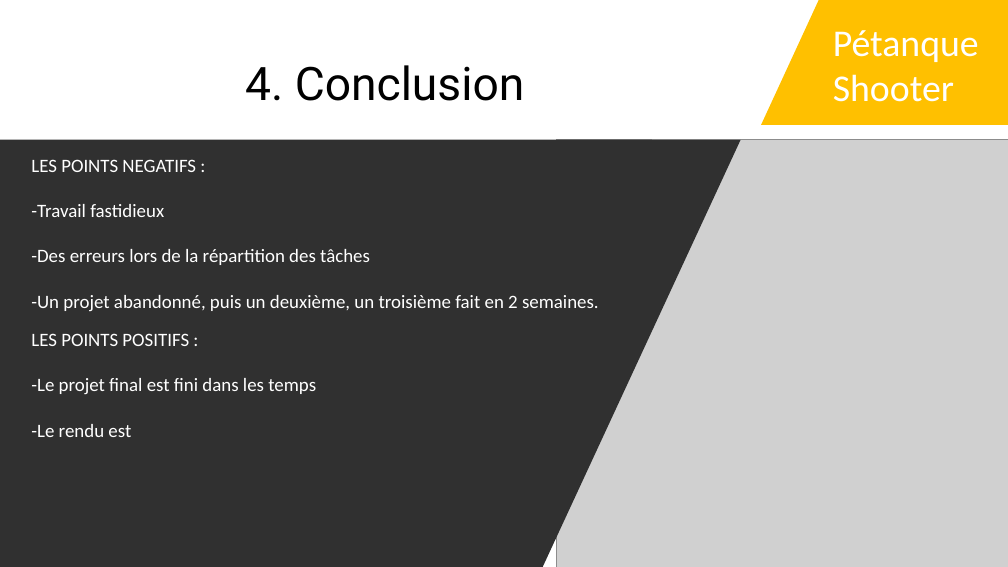
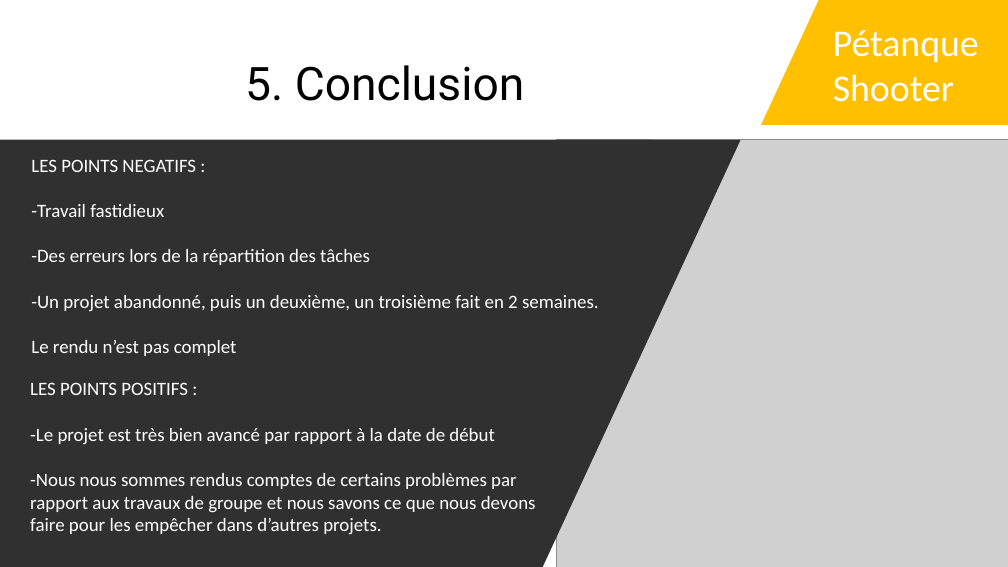
Before and after one commit to babinois/petanqueshooter, a slide deck: slide 16 of présentation pétanque shooter.pptx (slide 13 before the commit). Drawn at 1008x567 pixels with LibreOffice and Linux fonts; fonts in the diff are those of the drawing; grey boxes stand for pictures. Boxes give left, top, right and bottom in pixels: in the first picture for what was removed or moved away, otherwise in the second. Text is boxed around its words. In the diff, an @@ line names an element or a change of style, - is before the commit and + after.

```diff
--- a/présentation pétanque shooter.pptx
+++ b/présentation pétanque shooter.pptx
@@ title at box(245, 65, 525, 101): text changed @@
-4. Conclusion
+5. Conclusion
@@ text at box(31, 340, 237, 356): paragraph added @@
+Le rendu n’est pas complet
@@ text "LES POINTS POSITIFS :": place and size @@
-text "LES POINTS POSITIFS :" at box(31, 333, 316, 437)
+text "LES POINTS POSITIFS :" at box(30, 382, 536, 535)
@@ text at box(30, 428, 536, 535): text changed @@
--Le projet final est fini dans les temps
--Le rendu est
+-Le projet est très bien avancé par rapport à la date de début
+-Nous nous sommes rendus comptes de certains problèmes par rapport aux travaux de groupe et nous savons ce que nous devons faire pour les empêcher dans d’autres projets.
```
Also in this commit, not shown: 3 slides added, 1 other file.
